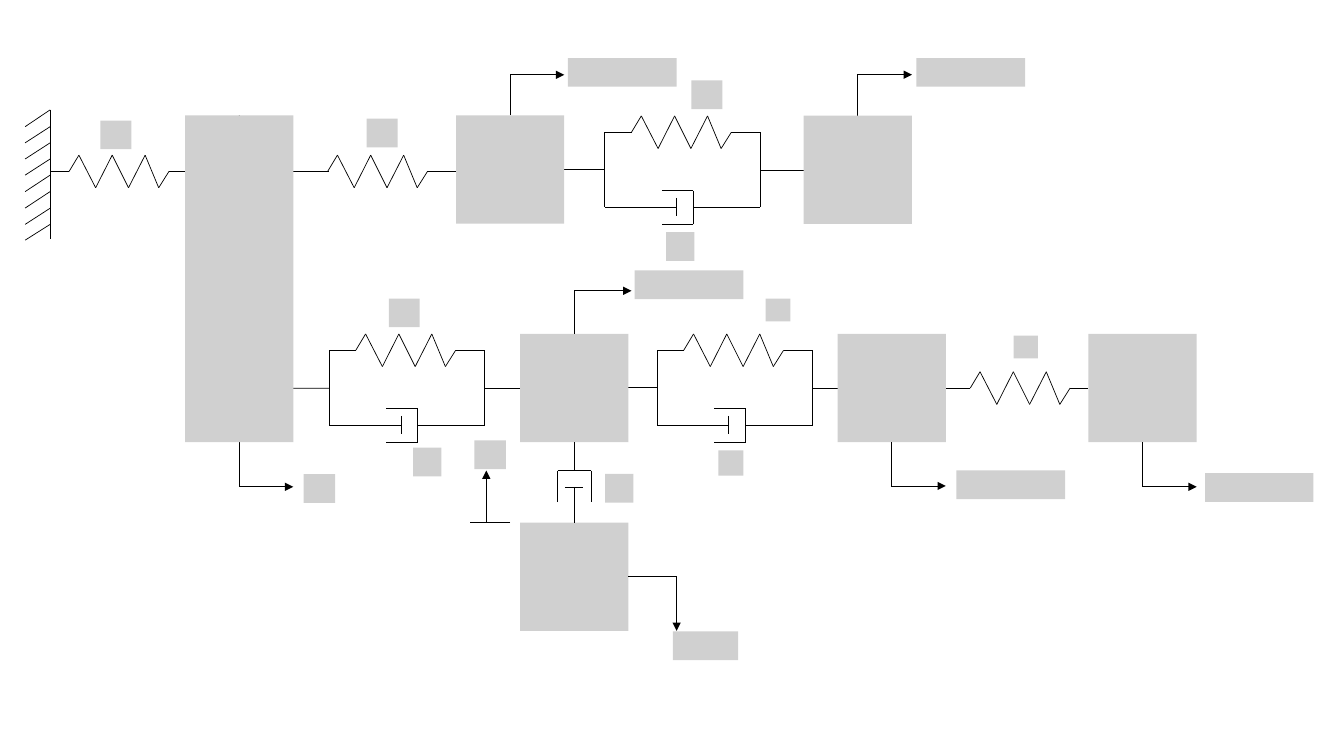
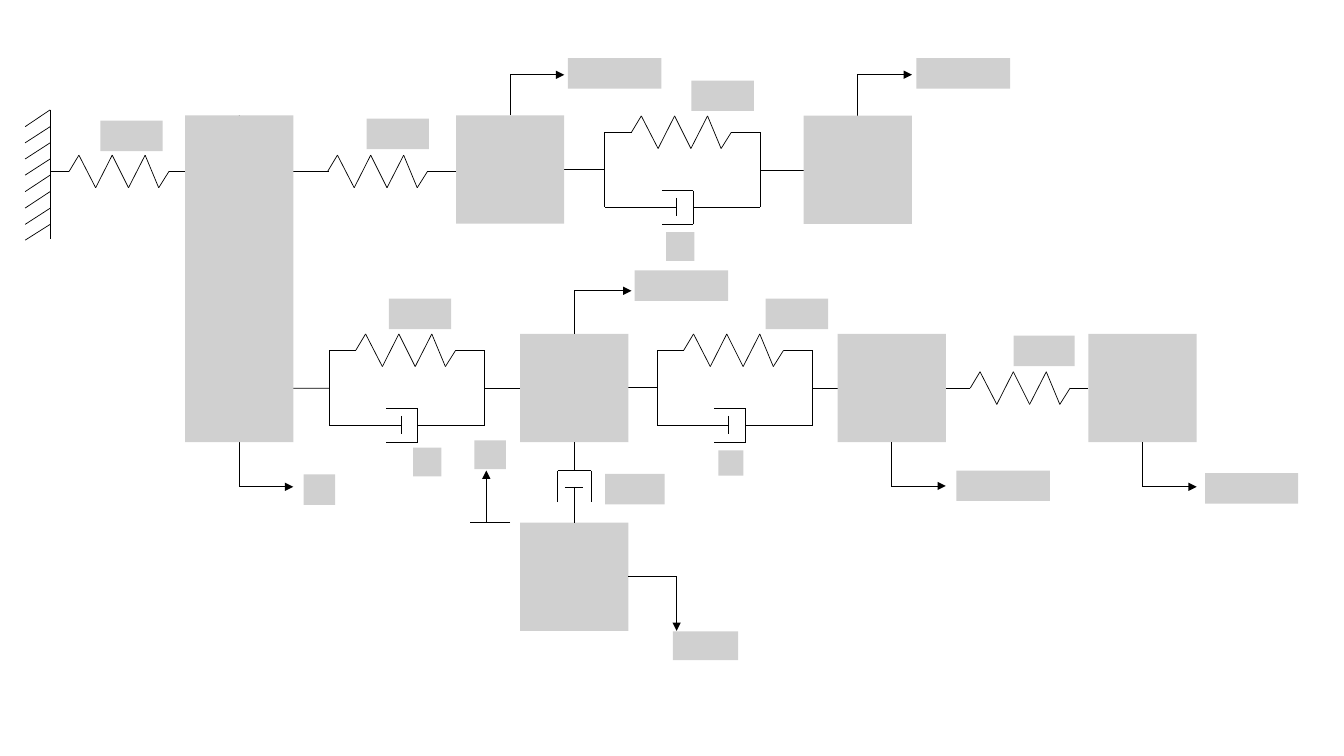
Before and after one commit to GRGSIBERIA/phyrhodes, a slide deck: slide 2 of docs/system-model.pptx. Drawn at 1344x756 pixels with LibreOffice and Linux fonts; fonts in the diff are those of the drawing; grey boxes stand for pictures. Boxes give left, top, right and bottom in pixels: in the first picture for what was removed or moved away, otherwise in the second. Text is boxed around its words. In the diff, an @@ line names an element or a change of style, - is before the commit and + after.

```diff
--- a/docs/system-model.pptx
+++ b/docs/system-model.pptx
@@ picture: place and size @@
-picture at (568, 58, 677, 87)
+picture at (568, 58, 661, 89)
@@ picture: place and size @@
-picture at (917, 58, 1025, 87)
+picture at (917, 58, 1010, 89)
@@ picture: place and size @@
-picture at (692, 81, 723, 109)
+picture at (692, 81, 754, 111)
@@ picture: place and size @@
-picture at (367, 119, 398, 147)
+picture at (367, 119, 430, 149)
@@ picture: place and size @@
-picture at (101, 121, 132, 149)
+picture at (101, 121, 163, 151)
@@ picture: place and size @@
-picture at (389, 298, 420, 327)
+picture at (389, 298, 452, 329)
@@ picture: place and size @@
-picture at (635, 270, 744, 298)
+picture at (635, 270, 729, 300)
@@ picture: place and size @@
-picture at (766, 298, 791, 322)
+picture at (766, 298, 829, 329)
@@ picture: place and size @@
-picture at (1014, 336, 1038, 359)
+picture at (1014, 336, 1076, 366)
@@ picture: place and size @@
-picture at (605, 474, 633, 502)
+picture at (605, 474, 664, 504)
@@ picture: place and size @@
-picture at (957, 471, 1066, 499)
+picture at (957, 471, 1051, 501)
@@ picture: place and size @@
-picture at (1206, 473, 1314, 501)
+picture at (1206, 473, 1299, 503)
```
Also in this commit, not shown: 3 other files.
